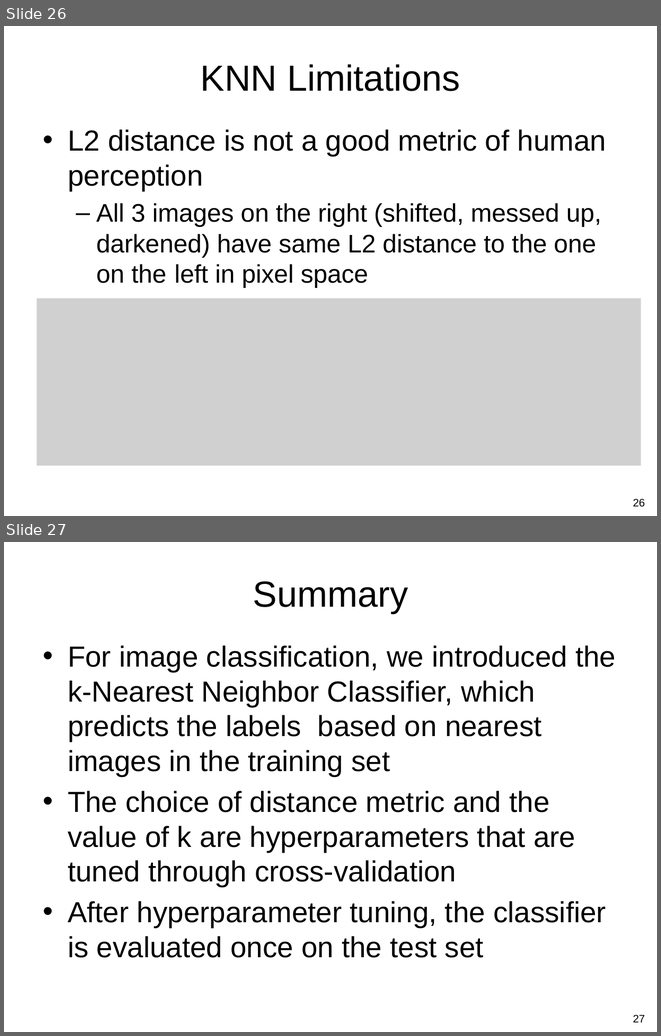
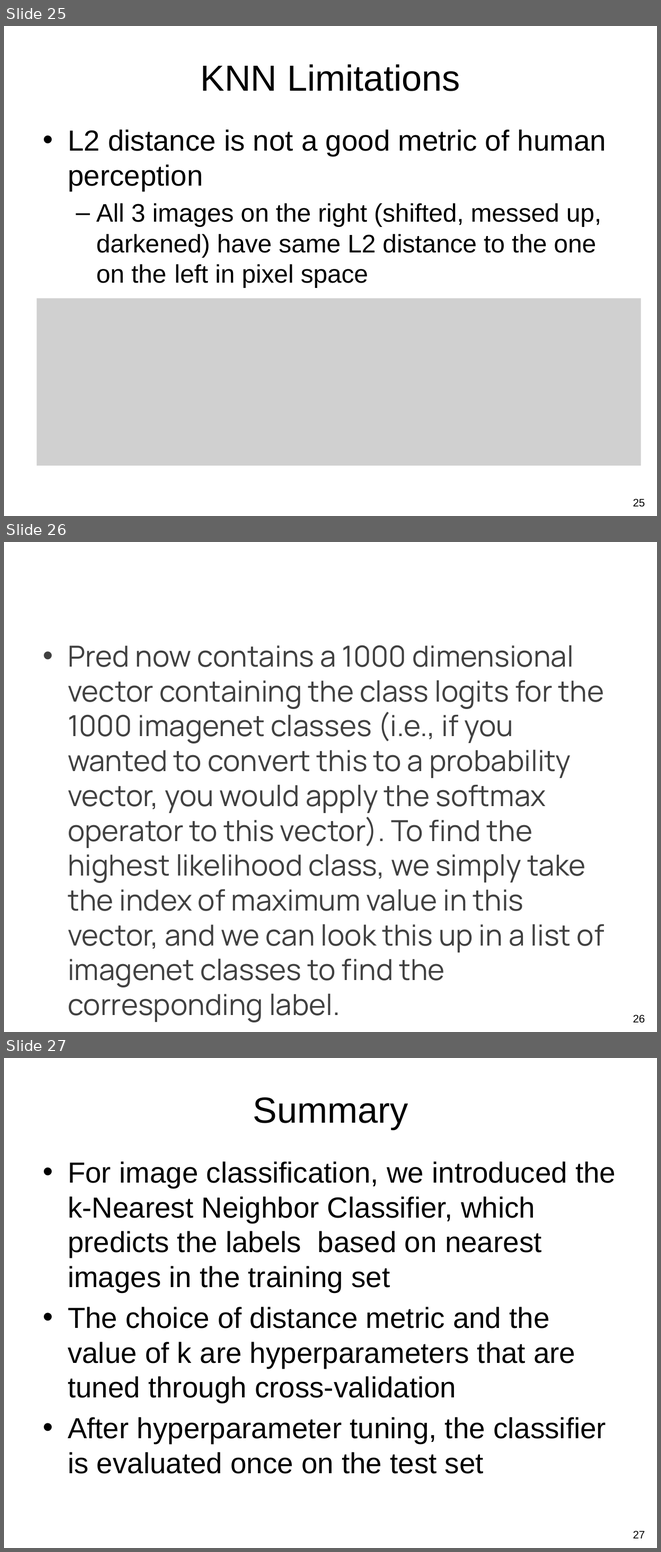
Before and after one commit to guzonghua/saav, a slide deck: PPTs/LX Intro to ML.pptx. Shown one above the other, each under a label of ours: slides 26 and 27 before the commit, slides 25, 26 and 27 after it. The pictures are 661x1036 and 661x1552 pixels, drawn with LibreOffice and Linux fonts; fonts in the diff are those of the drawing; grey boxes stand for pictures. Boxes give left, top, right and bottom in pixels: in the first picture for what was removed or moved away, otherwise in the second. Text is boxed around its words. In the diff, an @@ line names an element or a change of style, - is before the commit and + after.

```diff
--- a/PPTs/LX Intro to ML.pptx
+++ b/PPTs/LX Intro to ML.pptx
@@ slide 26 added at (x1=4, y1=542, x2=657, y2=1032), background #FFFFFF @@
@@ text added at (x1=68, y1=645, x2=604, y2=987), 32 pt, text #404040 @@
+• Pred now contains a 1000 dimensional vector containing the class logits for the 1000 imagenet classes (i.e., if you wanted to convert this to a probability vector, you would apply the softmax operator to this vector). To find the highest likelihood class, we simply take the index of maximum value in this vector, and we can look this up in a list of imagenet classes to find the corresponding label.
@@ page number added at (x1=633, y1=1014, x2=645, y2=1023), 12 pt, text #000000 @@
+26
@@ what was slide 26 is now slide 25 @@
@@ page number at (x1=633, y1=498, x2=645, y2=507): text changed @@
-26
+25
```
Also in this commit, not shown: 3 slides changed, 2 slides removed, 8 other files.
